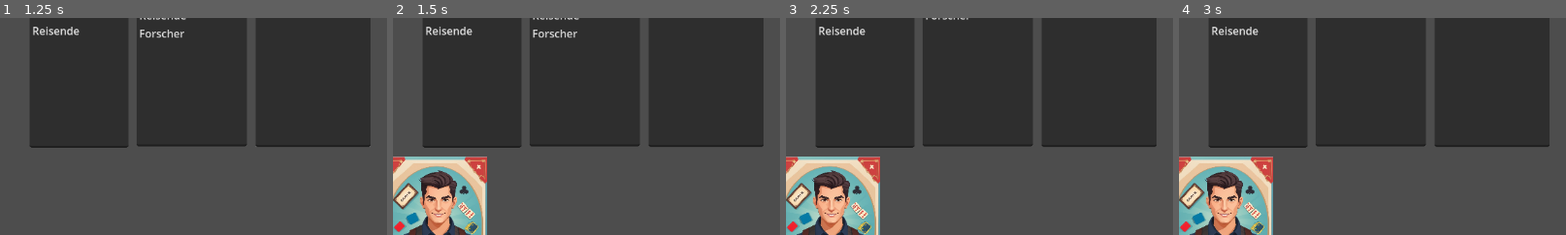
Above: before the commit, frames 1-4 (left to right).
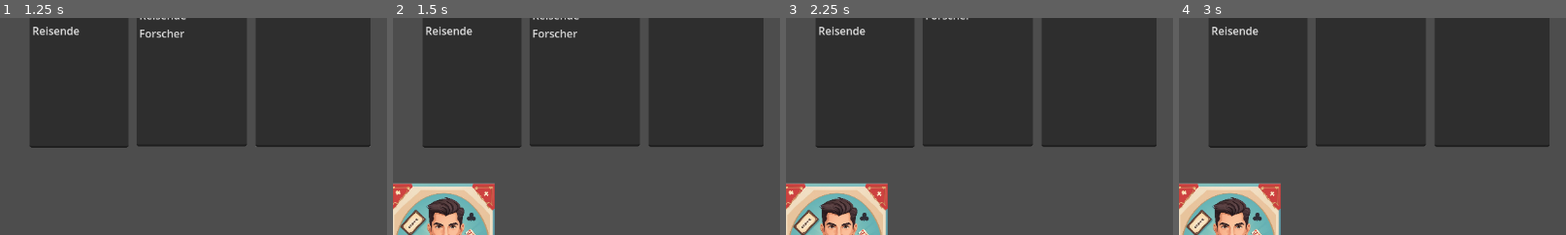
Above: after the commit, the same moments.

Repository: AdminL3/El-Dorado-Assistent
Game: Godot game, scene res://scenes/game.tscn
Two runs of this game, one before a commit and one after it. Both use one fixed random seed, a clock stepped at 60 frames per second and the inputs below.
Inputs (mouse positions are % of the whole screen's width and height, from its top left):
- Up to frame 1 (1.25 s): click (40, 59) at 0.52 s; type "12" at 0.6 s
- Up to frame 2 (1.5 s): click "Add card" at 1.25 s
- Up to frame 3 (2.25 s): click "Play" at 2 s
- Up to frame 4 (3 s): click "Play" at 2.75 s
The pictures show only the part of the screen within x 0-50%, y 50-100%; the shares and areas given below are measured in that part.

Frame 1 is identical in both runs. In frame 2, 8.2% of the frame differs, in the area x 0-27%, y 63-100%; in frame 3, 8.2%; in frame 4, 8.2%.

Commit message:
getting somewhere

Diff:
--- a/scenes/game.tscn
+++ b/scenes/game.tscn
@@ -121,10 +121,10 @@
 [node name="Control" type="Control" parent="."]
 layout_mode = 3
 anchors_preset = 0
-offset_left = 21.0
-offset_top = 531.0
-offset_right = 621.0
-offset_bottom = 539.0
+offset_left = 32.0
+offset_top = 571.0
+offset_right = 632.0
+offset_bottom = 798.0
 
 [connection signal="pressed" from="Buy" to="." method="_on_buycard_0_pressed"]
 [connection signal="pressed" from="Play" to="." method="testplay"]
--- a/scripts/manager.gd
+++ b/scripts/manager.gd
@@ -356,11 +356,10 @@
 
 
 
+
 @onready var control = $Control
-
-
-
 var scene = preload("res://scenes/card.tscn")
+
 func _on_button_pressed():
 	var instance = scene.instantiate()
 	control.add_child(instance)
@@ -370,10 +369,11 @@
 	var node_width = 70
 	var control_width = 700
 	var children = control.get_children()
-	for i in children.size():
-		var x_position = i * node_width
-		if x_position + node_width <= control_width:
-			print(children[i])
-			#do smth for every node
-		else:
-			break  # Stop if nodes exceed control width
+	var amount = children.size()
+	var mitte = control_width/2
+	if amount % 2 == 0:
+		#even
+		pass
+	else:
+		#odd
+		pass
